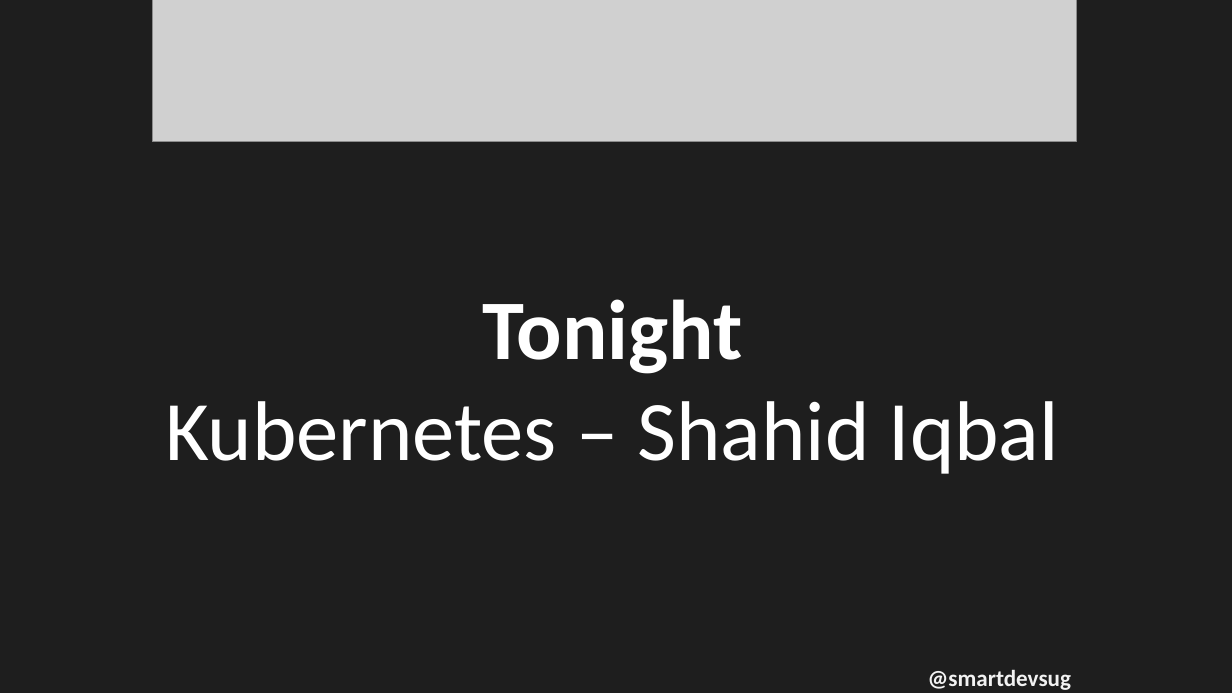
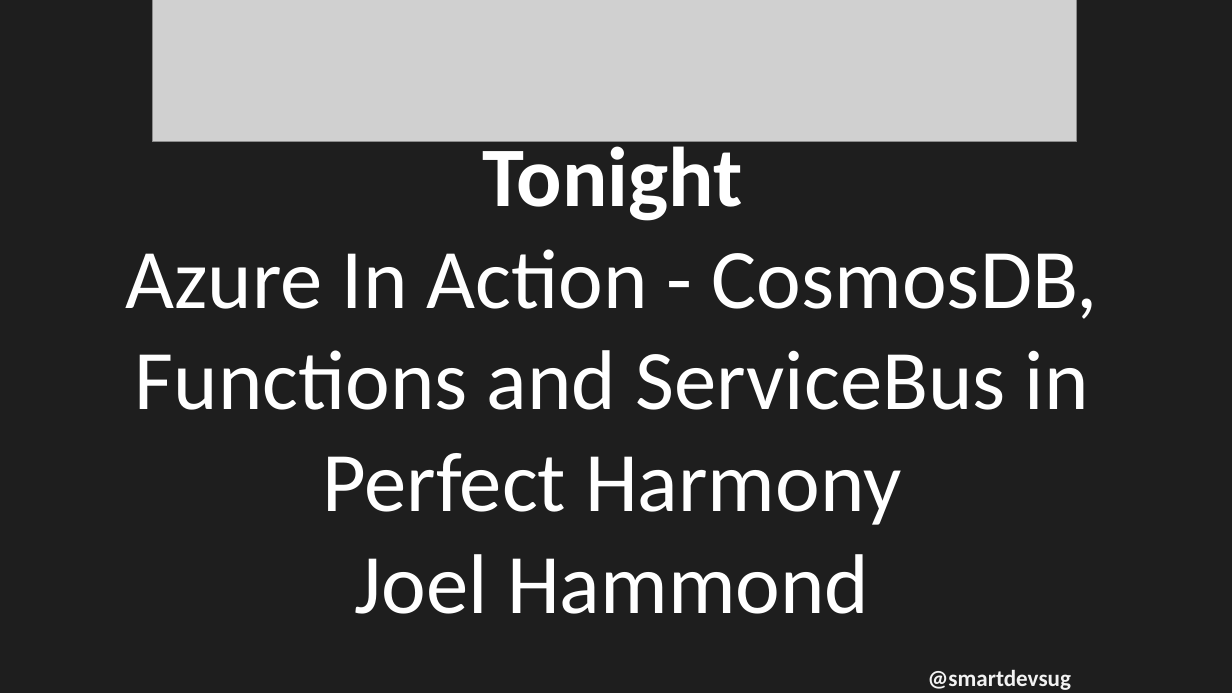
Before and after one commit to rippo/smartdevs, a slide deck: slide 7 of WelcomePresentation-SmartDevs.pptx. Drawn at 1232x693 pixels with LibreOffice and Linux fonts; fonts in the diff are those of the drawing; grey boxes stand for pictures. Boxes give left, top, right and bottom in pixels: in the first picture for what was removed or moved away, otherwise in the second. Text is boxed around its words. In the diff, an @@ line names an element or a change of style, - is before the commit and + after.

```diff
--- a/WelcomePresentation-SmartDevs.pptx
+++ b/WelcomePresentation-SmartDevs.pptx
@@ text at bbox=[126, 136, 1098, 614]: text changed @@
-Tonight
-Kubernetes – Shahid Iqbal
+Tonight
+Azure In Action - CosmosDB, Functions and ServiceBus in Perfect Harmony
+Joel Hammond
```
Also in this commit, not shown: 1 other slide changed.
